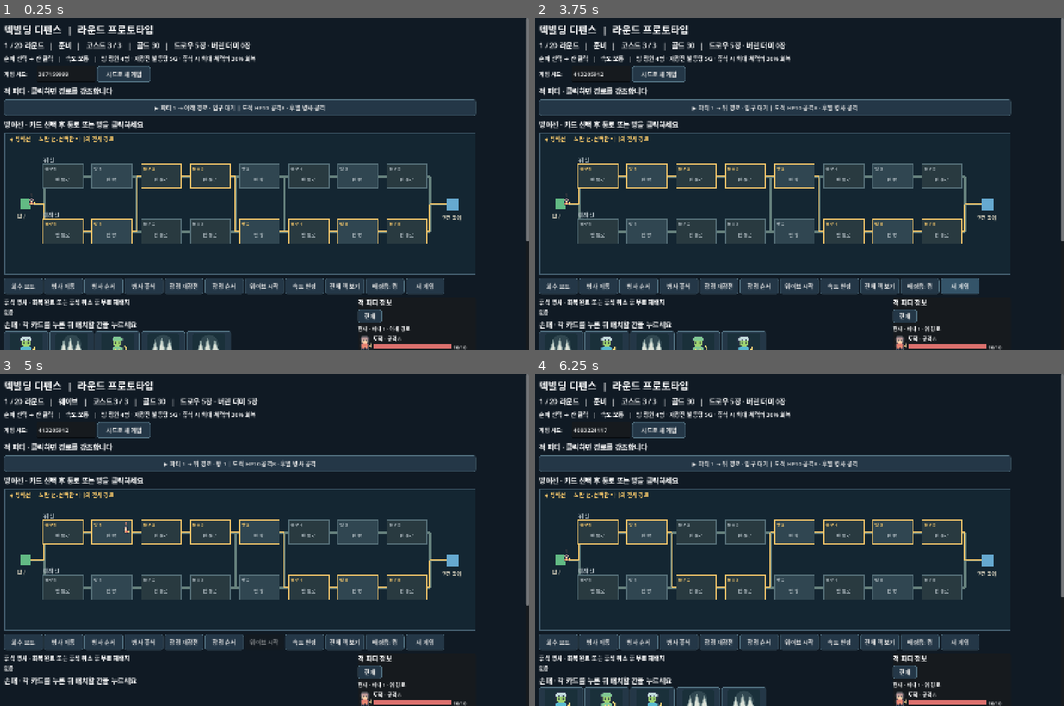
Above: before the commit, frames 1-4 (two rows, left to right).
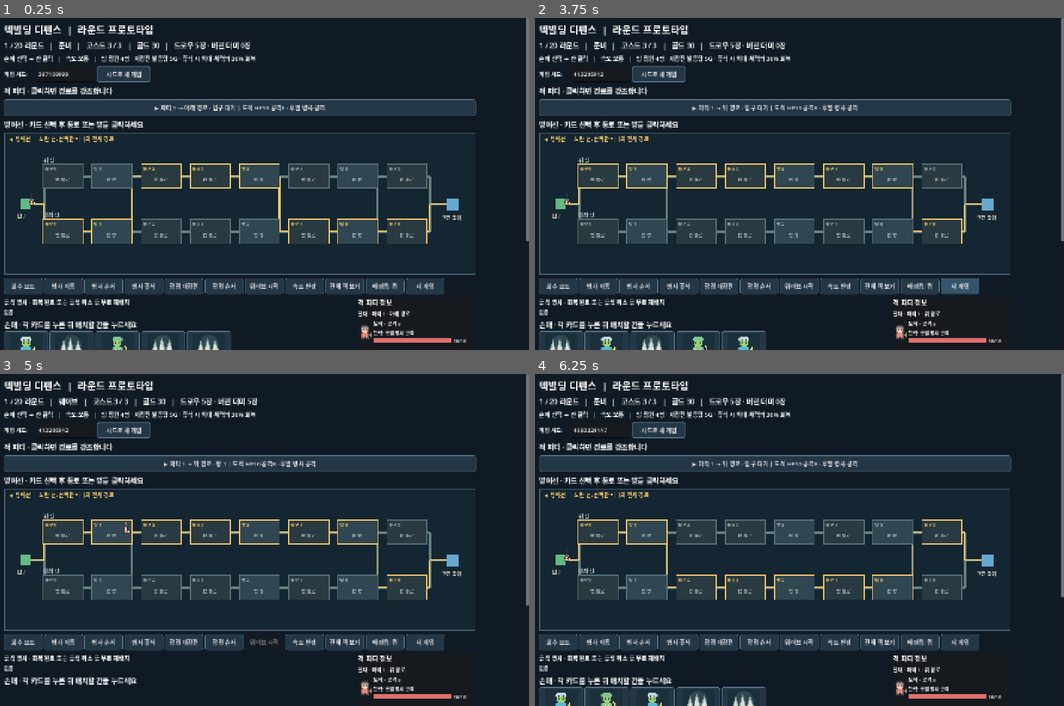
Above: after the commit, the same moments.

Repository: m16sk69-byte/DECK-BUILDING
Game: Godot game, scene res://main.tscn
Two runs of this game, one before a commit and one after it. Both use one fixed random seed, a clock stepped at 60 frames per second and the inputs below.
Inputs (mouse positions are in pixels of both pictures, inside the frame that each line leads up to):
- Up to frame 1 (0.25 s): no input
- Up to frame 2 (3.75 s): click (905, 316) at 0.5 s, where only the run before the commit has a clickable "현재"; click "시드로 새 게임" at 1.25 s; click "시드로 새 게임" at 2 s; click "웨이브 시작" at 2.75 s; click "새 게임" at 3.5 s
- Up to frame 3 (5 s): click "웨이브 시작" at 4.25 s
- Up to frame 4 (6.25 s): click "새 게임" at 5 s; click "▶ 파티 1 → 위 경로 · 입구 대기 | 도적 HP…" at 5.75 s

The runs differ from the first frame. In frame 1, 1.5% of the frame differs, in the area x 24-89%, y 43-100%; in frame 2, 1.5%; in frame 3, 1.5%; in frame 4, 1.7%.

Commit message:
Refine dungeon branches and enemy information

Diff:
--- a/check_map.gd
+++ b/check_map.gd
@@ -17,8 +17,20 @@
 		assert(lane_count in [2, 3])
 		if lane_count == 2 and game.map_crossings.any(func(crossing): return crossing.after == 1): found_two = seed_value
 		elif lane_count == 3: found_three = seed_value
+		var room_count := 0
+		var trap_count := 0
 		for lane in game.lanes:
-			assert(lane.rooms.size() == 3 and lane.traps.size() == 5)
+			room_count += lane.rooms.size()
+			trap_count += lane.traps.size()
+			var room_slots: Array = []
+			var trap_slots: Array = []
+			for stage in lane.stages:
+				if stage.type == "room": room_slots.append(stage.slot)
+				elif stage.type == "trap": trap_slots.append(stage.slot)
+			room_slots.sort()
+			trap_slots.sort()
+			assert(room_slots == range(lane.rooms.size()) and trap_slots == range(lane.traps.size()))
+		assert(room_count == 6 and trap_count == 10)
 		var signature := JSON.stringify({"lanes":lane_count, "crossings":game.map_crossings})
 		different_layouts[signature] = true
 		game._generate_map(seed_value)
@@ -26,6 +38,8 @@
 		for crossing in game.map_crossings:
 			assert(crossing.top >= 0 and crossing.top + 1 < lane_count)
 			assert(crossing.after >= 0 and crossing.after < game.MAP_STAGES.size() - 1)
+			assert(game._map_stage(crossing.top, crossing.after).type == "room")
+			assert(game._map_stage(crossing.top + 1, crossing.after).type == "room")
 			assert(game._crossing_destination(crossing.top, crossing.after) == crossing.top + 1)
 			assert(game._crossing_destination(crossing.top + 1, crossing.after) == crossing.top)
 		for sample in range(5):
@@ -65,16 +79,16 @@
 	var click := InputEventMouseButton.new()
 	click.button_index = MOUSE_BUTTON_LEFT
 	click.pressed = true
-	click.position = Vector2(900, board._lane_y(2)) * (board.size.x / 1200.0)
+	click.position = Vector2(650, board._lane_y(2)) * (board.size.x / 1200.0)
 	board._gui_input(click)
-	assert(game.lanes[2].rooms[2].size() == 1)
+	assert(game.lanes[2].rooms[1].size() == 1)
 	game.hand.append({"id":90002, "name":"가시"})
 	game._select_card(game.hand.size() - 1)
 	await process_frame
 	board = game.board_box.get_child(0)
-	click.position = Vector2(1025, board._lane_y(2)) * (board.size.x / 1200.0)
+	click.position = Vector2(775, board._lane_y(2)) * (board.size.x / 1200.0)
 	board._gui_input(click)
-	assert(game.lanes[2].traps[4].size() == 1)
+	assert(game.lanes[2].traps[game._map_stage(2, 5).slot].size() == 1)
 	# Two routes merging on one corridor queue and each trigger its actual trap.
 	game._new_game(found_two)
 	game.speed = 0.001
--- a/check_prototype.gd
+++ b/check_prototype.gd
@@ -737,11 +737,22 @@
 	game._choose_card_reward(chosen_reward)
 	assert(game.deck.size() == reward_deck_size + 1 and game.discard_pile.any(func(card): return card.name == chosen_reward))
 	assert(game.round_number == 2 and game.previous_round == 1 and game.previous_parties[0].units[0].hp == 0)
-	game._show_current_party()
-	game._select_previous_party(0)
-	assert(game.showing_previous and game.enemy_detail_box.get_child_count() >= 4)
-	var hp_bar: ProgressBar = game.enemy_detail_box.get_child(3).get_child(1).get_child(1).get_child(0)
-	assert(hp_bar.value == 0 and hp_bar.max_value == 10)
+	assert(not game.showing_previous and game.selected_party == 0)
+	assert(game.enemy_detail_box.get_child(1).text.contains("현재 · 파티 1"))
+	var enemy_info: VBoxContainer = game.enemy_detail_box.get_child(2).get_child(1)
+	var hp_bar: ProgressBar = enemy_info.get_child(2).get_child(0)
+	assert(hp_bar.value > 0 and hp_bar.max_value > 0)
+	assert(enemy_info.get_child(1).text.contains(game.parties[0].units[0].description))
+	# Selecting a party updates its individual targeting descriptions.
+	game.parties = [
+		{"lane":0, "pos":-1, "done":false, "units":[{"name":"도적", "hp":10, "max_hp":10, "attack":8, "description":"후열 병사 공격"}]},
+		{"lane":1, "pos":-1, "done":false, "units":[{"name":"저격수", "hp":5, "max_hp":5, "attack":15, "description":"공격력이 가장 높은 병사 공격"}]},
+	]
+	game._select_party(0)
+	assert(game.enemy_detail_box.get_child(2).get_child(1).get_child(1).text.contains("후열 병사 공격"))
+	game._select_party(1)
+	assert(game.enemy_detail_box.get_child(1).text.contains("파티 2"))
+	assert(game.enemy_detail_box.get_child(2).get_child(1).get_child(1).text.contains("공격력이 가장 높은 병사 공격"))
 	# The complete deck viewer includes cards in the hand, draw pile and discard pile during a reward.
 	game._new_game()
 	game._discard_hand()
--- a/check_seed.gd
+++ b/check_seed.gd
@@ -6,7 +6,7 @@
 func capture_run(game: Control, seed_value: int, disturb_rng: bool) -> Dictionary:
 	game._new_game(seed_value)
 	var output := {
-		"map": JSON.stringify({"lanes":game.lanes.size(), "crossings":game.map_crossings}),
+		"map": JSON.stringify({"lanes":game.lanes, "crossings":game.map_crossings}),
 		"opening_hand": game.hand.map(func(card): return card.name),
 		"enemies": [], "cards": [], "sample_cards": [], "boss_rewards": [], "events": [],
 	}
--- a/main.gd
+++ b/main.gd
@@ -337,15 +337,32 @@
 	map_rng.seed = map_seed
 	var lane_count := map_rng.randi_range(2, 3)
 	map_crossings.clear()
-	var available_boundaries := [1, 2, 3, 4, 5]
-	var crossing_count := map_rng.randi_range(2, 3)
+	# Crossings start only at rooms.
+	var available_boundaries := [1, 4, 6] if lane_count == 2 else [1, 4]
+	var crossing_count := map_rng.randi_range(2, available_boundaries.size())
 	for i in range(crossing_count):
 		var boundary: int = available_boundaries.pop_at(map_rng.randi_range(0, available_boundaries.size() - 1))
 		map_crossings.append({"after":boundary, "top":map_rng.randi_range(0, lane_count - 2)})
 	map_crossings.sort_custom(func(a, b): return a.after < b.after)
 	lanes.clear()
+	var extra_trap_lane := map_rng.randi_range(0, lane_count - 1) if lane_count == 3 else -1
 	for lane in range(lane_count):
-		lanes.append({"traps":[[], [], [], [], []], "rooms":[[], [], []]})
+		if lane_count == 2:
+			lanes.append({"traps":[[], [], [], [], []], "rooms":[[], [], []], "stages":MAP_STAGES.duplicate(true)})
+		else:
+			# Across three lanes: six rooms and ten corridors.
+			var extra := lane == extra_trap_lane
+			var stages := [
+				{"type":"trap", "slot":0}, {"type":"room", "slot":0},
+				{"type":"trap", "slot":1}, {"type":"trap", "slot":2} if extra else {"type":"path"},
+				{"type":"room", "slot":1}, {"type":"trap", "slot":3 if extra else 2},
+				{"type":"path"}, {"type":"path"},
+			]
+			var traps := [[], [], [], []] if extra else [[], [], []]
+			lanes.append({"traps":traps, "rooms":[[], []], "stages":stages})
+
+func _map_stage(lane: int, step: int) -> Dictionary:
+	return lanes[lane].stages[step]
 
 func _crossing_destination(lane: int, after: int) -> int:
 	for crossing in map_crossings:
@@ -467,6 +484,7 @@
 	_regenerate_soldiers()
 	_draw_hand(maxi(0, 5 - draw_penalty))
 	_generate_parties()
+	showing_previous = false
 	_refresh()
 
 func _generate_parties() -> void:
@@ -795,9 +813,9 @@
 	status_label.text = "%s   |   속도 %s   |   방 정원 4명 · 재장전 발동당 5G · 휴식 시 최대 체력의 30%% 회복" % [instructions[mode], "빠름" if speed < 0.4 else "보통"]
 	start_button.disabled = phase != "준비"
 	_clear(party_box)
-	if phase == "이벤트":
-		party_box.add_child(_label("다음 라운드의 적 정보는 이벤트 처리 후 표시됩니다.", 16))
-	for i in range(0 if phase == "이벤트" else parties.size()):
+	if phase in ["이벤트", "카드 보상", "보스 보상"]:
+		party_box.add_child(_label("다음 라운드 준비 시 적 정보가 표시됩니다.", 16))
+	for i in range(0 if phase in ["이벤트", "카드 보상", "보스 보상"] else parties.size()):
 		var party: Dictionary = parties[i]
 		var descriptions: Array[String] = []
 		for unit in party.units:
@@ -806,8 +824,8 @@
 		var location := "처치" if party.done else "입구 대기"
 		if not party.done and party.pos >= MAP_STAGES.size(): location = "코어 도달"
 		if not party.done and party.pos >= 0 and party.pos < MAP_STAGES.size():
-			var stage: Dictionary = MAP_STAGES[party.pos]
-			location = "%s %d" % ["통로" if stage.type == "trap" else "방", stage.slot + 1]
+			var stage: Dictionary = _map_stage(party.lane, party.pos)
+			location = "이동 중" if stage.type == "path" else "%s %d" % ["통로" if stage.type == "trap" else "방", stage.slot + 1]
 		var label_value := "%s파티 %d → %s 경로 · %s | %s" % ["▶ " if i == selected_party else "", i + 1, _lane_name(party.lane), location, " / ".join(descriptions)]
 		party_box.add_child(_button(label_value, _select_party.bind(i)))
 	_refresh_enemy_details()
@@ -936,22 +954,14 @@
 func _refresh_enemy_details() -> void:
 	_clear(enemy_detail_box)
 	enemy_detail_box.add_child(_label("적 파티 정보", 18))
-	var tabs := HBoxContainer.new()
-	enemy_detail_box.add_child(tabs)
-	var current_button := _button("현재", _show_current_party)
-	current_button.custom_minimum_size = Vector2(65, 32)
-	tabs.add_child(current_button)
-	for i in range(previous_parties.size()):
-		var old_button := _button("직전 %d" % (i + 1), _select_previous_party.bind(i))
-		old_button.custom_minimum_size = Vector2(70, 32)
-		tabs.add_child(old_button)
-	var visible_parties: Array = previous_parties if showing_previous else parties
-	var index := selected_previous_party if showing_previous else selected_party
-	if visible_parties.is_empty() or index < 0 or index >= visible_parties.size():
+	if phase in ["이벤트", "카드 보상", "보스 보상"]:
+		enemy_detail_box.add_child(_label("다음 라운드 준비 시 적 파티가 표시됩니다.", 14))
+		return
+	if parties.is_empty() or selected_party < 0 or selected_party >= parties.size():
 		enemy_detail_box.add_child(_label("표시할 적 파티가 없습니다.", 14))
 		return
-	var party: Dictionary = visible_parties[index]
-	var party_title := "%s · 파티 %d · %s 경로" % ["%d라운드 결과" % previous_round if showing_previous else "현재", index + 1, _lane_name(party.lane)]
+	var party: Dictionary = parties[selected_party]
+	var party_title := "현재 · 파티 %d · %s 경로" % [selected_party + 1, _lane_name(party.lane)]
 	enemy_detail_box.add_child(_label(party_title, 14))
 	for unit in party.units:
 		var row := HBoxContainer.new()
@@ -968,6 +978,10 @@
 		var hp: int = maxi(0, unit.hp)
 		var max_hp: int = maxi(1, unit.get("max_hp", unit.hp))
 		info.add_child(_label("%s · 공격 %d%s" % [unit.name, unit.attack, " · 처치" if hp <= 0 else ""], 14))
+		var ability: String = unit.get("description", "선두 병사 공격")
+		var ability_label := _label("능력: " + ability, 13)
+		ability_label.autowrap_mode = TextServer.AUTOWRAP_WORD_SMART
+		info.add_child(ability_label)
 		var health_row := HBoxContainer.new()
 		info.add_child(health_row)
 		var bar := ProgressBar.new()
@@ -1137,10 +1151,11 @@
 			if occupied: continue
 			party.pos = next_pos
 			party.lane = next_lane
-			var stage: Dictionary = MAP_STAGES[next_pos]
-			_log("파티 %d: %s 경로 %s %d" % [p + 1, _lane_name(next_lane), "통로" if stage.type == "trap" else "방", stage.slot + 1])
+			var stage: Dictionary = _map_stage(next_lane, next_pos)
+			if stage.type != "path":
+				_log("파티 %d: %s 경로 %s %d" % [p + 1, _lane_name(next_lane), "통로" if stage.type == "trap" else "방", stage.slot + 1])
 			if stage.type == "trap": _apply_traps(party, stage.slot)
-			else:
+			elif stage.type == "room":
 				await _fight(party, stage.slot)
 				if my_token != wave_token: return
 			if _live_enemies(party).is_empty():
--- a/map_art.gd
+++ b/map_art.gd
@@ -76,21 +76,27 @@
 		_orthogonal(entry, Vector2(NODES[0], y), path_color, 6)
 		_orthogonal(Vector2(NODES[-1], y), goal, path_color, 6)
 	for crossing in game.map_crossings:
-		var x: float = (NODES[crossing.after] + NODES[crossing.after + 1]) / 2.0
+		var x: float = NODES[crossing.after] + 51.0
 		draw_line(Vector2(x, _lane_y(crossing.top)), Vector2(x, _lane_y(crossing.top + 1)), path_color, 6)
 	var selected_route: Array = []
-	if game.phase != "이벤트" and game.selected_party >= 0 and game.selected_party < game.parties.size():
+	if game.phase not in ["이벤트", "카드 보상", "보스 보상"] and game.selected_party >= 0 and game.selected_party < game.parties.size():
 		selected_route = _party_route(game.parties[game.selected_party])
 		_orthogonal(entry, Vector2(NODES[0], _lane_y(selected_route[0])), GOLD, 4)
 		for stage in range(NODES.size() - 1):
-			_orthogonal(Vector2(NODES[stage], _lane_y(selected_route[stage])), Vector2(NODES[stage + 1], _lane_y(selected_route[stage + 1])), GOLD, 4)
+			var from := Vector2(NODES[stage], _lane_y(selected_route[stage]))
+			var to := Vector2(NODES[stage + 1], _lane_y(selected_route[stage + 1]))
+			var bend_x: float = from.x + 51.0 if from.y != to.y else (from.x + to.x) / 2.0
+			draw_line(from, Vector2(bend_x, from.y), GOLD, 4)
+			draw_line(Vector2(bend_x, from.y), Vector2(bend_x, to.y), GOLD, 4)
+			draw_line(Vector2(bend_x, to.y), to, GOLD, 4)
 		_orthogonal(Vector2(NODES[-1], _lane_y(selected_route[-1])), goal, GOLD, 4)
 	for lane in range(game.lanes.size()):
 		var y := _lane_y(lane)
 		_text(Vector2(100, y - 37), game._lane_name(lane) + " 길", 13, MUTED)
 		for stage_index in range(NODES.size()):
 			var x: float = NODES[stage_index]
-			var stage: Dictionary = game.MAP_STAGES[stage_index]
+			var stage: Dictionary = game._map_stage(lane, stage_index)
+			if stage.type == "path": continue
 			var is_room: bool = stage.type == "room"
 			var rect := Rect2(x - 51, y - 31, 102, 62)
 			draw_rect(rect, Color("304651") if is_room else Color("293a40"))
@@ -138,6 +144,7 @@
 			var y := _lane_y(lane)
 			for stage_index in range(NODES.size()):
 				if Rect2(NODES[stage_index] - 51, y - 31, 102, 62).has_point(p):
-					var stage: Dictionary = game.MAP_STAGES[stage_index]
+					var stage: Dictionary = game._map_stage(lane, stage_index)
+					if stage.type == "path": return
 					game._slot_pressed(lane, stage.slot, stage.type == "room")
 					return
Not shown, changed: CLOUD_HANDOFF.md
Not shown, changed: GAME_DESIGN.md
